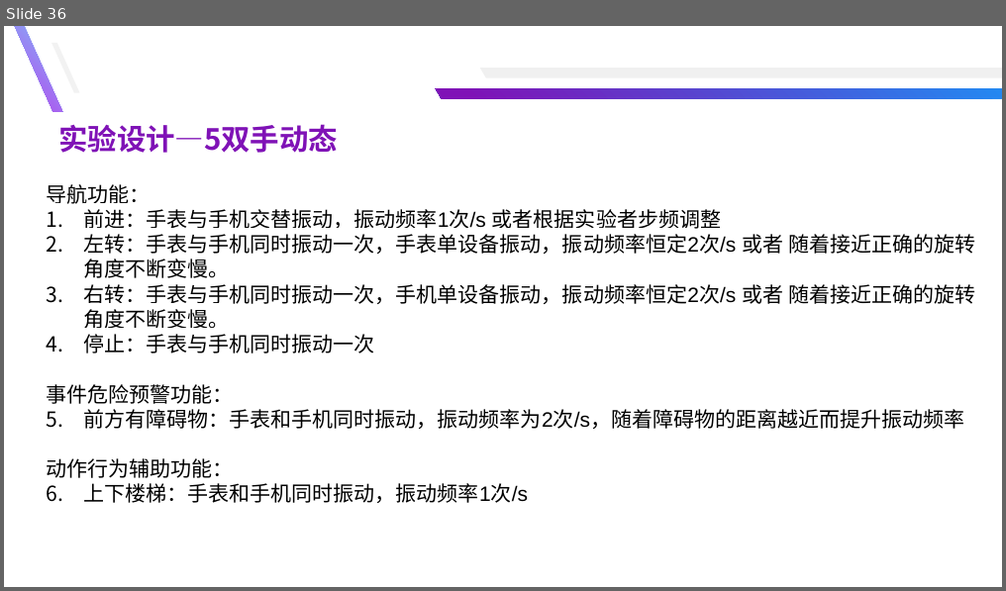
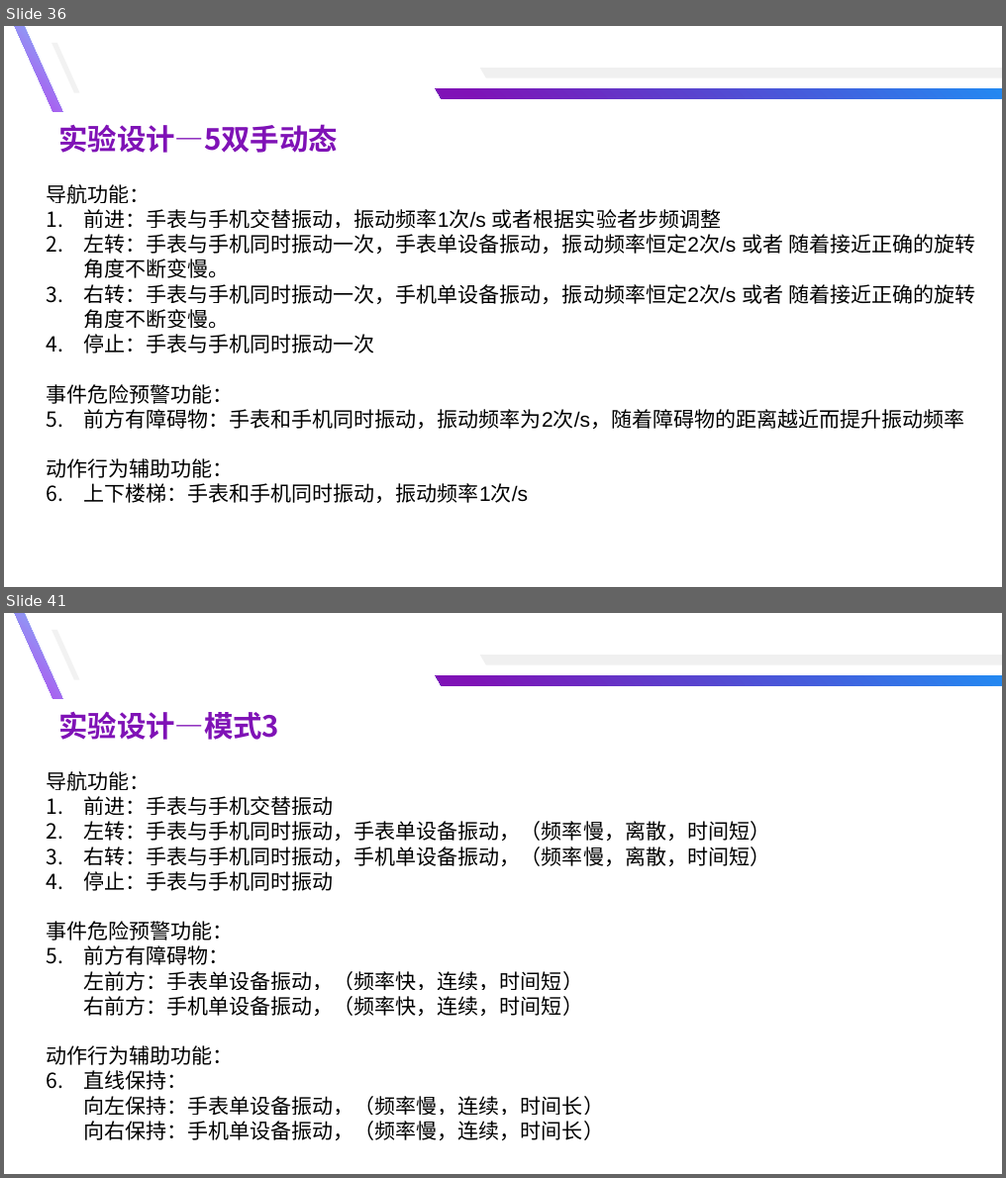
Before and after one commit to yuyongsong/Paper, a slide deck: 总结汇报-余泳松.pptx. Shown one above the other, each under a label of ours: slide 36 before the commit, slides 36 and 41 after it; the slides between them are not shown. The pictures are 1006x591 and 1006x1178 pixels, drawn with LibreOffice and Linux fonts; fonts in the diff are those of the drawing. Boxes give left, top, right and bottom in pixels: in the first picture for what was removed or moved away, otherwise in the second. Text is boxed around its words. In the diff, an @@ line names an element or a change of style, - is before the commit and + after.

```diff
--- a/总结汇报-余泳松.pptx
+++ b/总结汇报-余泳松.pptx
@@ slide 41 added at box(4, 613, 1002, 1174), background #FFFFFF @@
@@ freeform shape added at box(15, 613, 62, 699), fill gradient #81BDF8 to #B543ED @@
@@ freeform shape added at box(52, 630, 80, 679), fill #F2F2F2 @@
@@ freeform shape added at box(480, 655, 1002, 665), fill #F0F0F0 @@
@@ freeform shape added at box(436, 676, 1002, 686), fill gradient #228AF2 to #7F12B6 @@
@@ text added at box(58, 711, 279, 740), 28 pt, text #7F12B6, bold @@
+实验设计—模式3
@@ text added at box(46, 771, 770, 1141), 20 pt, text #000000 @@
+导航功能：
+1. 前进：手表与手机交替振动
+2. 左转：手表与手机同时振动，手表单设备振动，（频率慢，离散，时间短）
+3. 右转：手表与手机同时振动，手机单设备振动，（频率慢，离散，时间短）
+4. 停止：手表与手机同时振动
+事件危险预警功能：
+1. 前方有障碍物：
+左前方：手表单设备振动，（频率快，连续，时间短）
+右前方：手机单设备振动，（频率快，连续，时间短）
+动作行为辅助功能：
+1. 直线保持：
+向左保持：手表单设备振动，（频率慢，连续，时间长）
+向右保持：手机单设备振动，（频率慢，连续，时间长）
```
Also in this commit, not shown: 6 other slides added, 8 other files.
